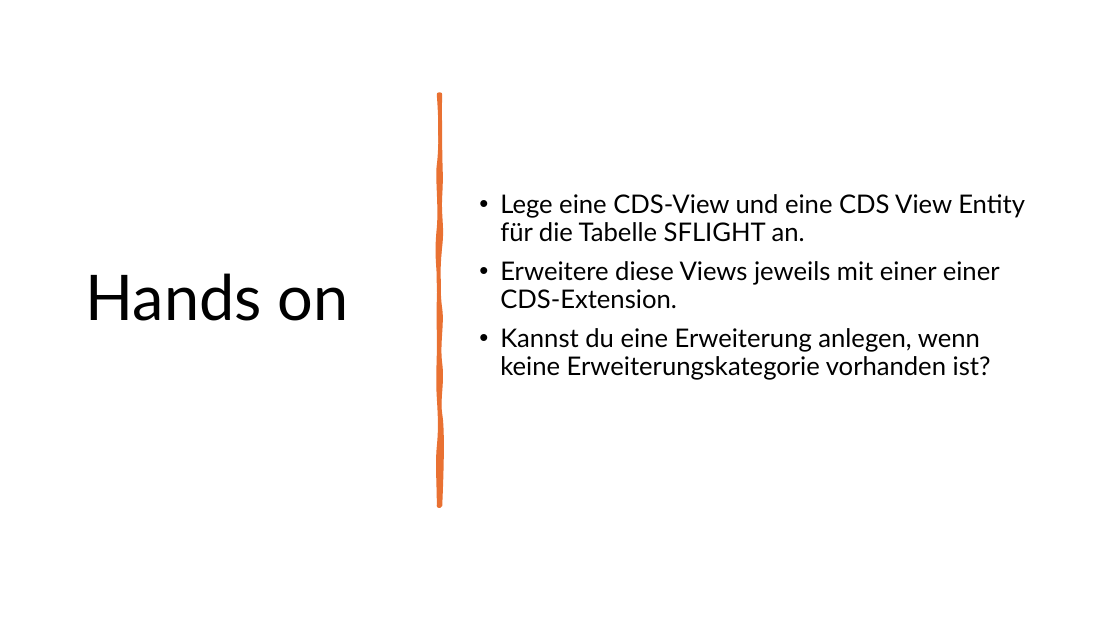
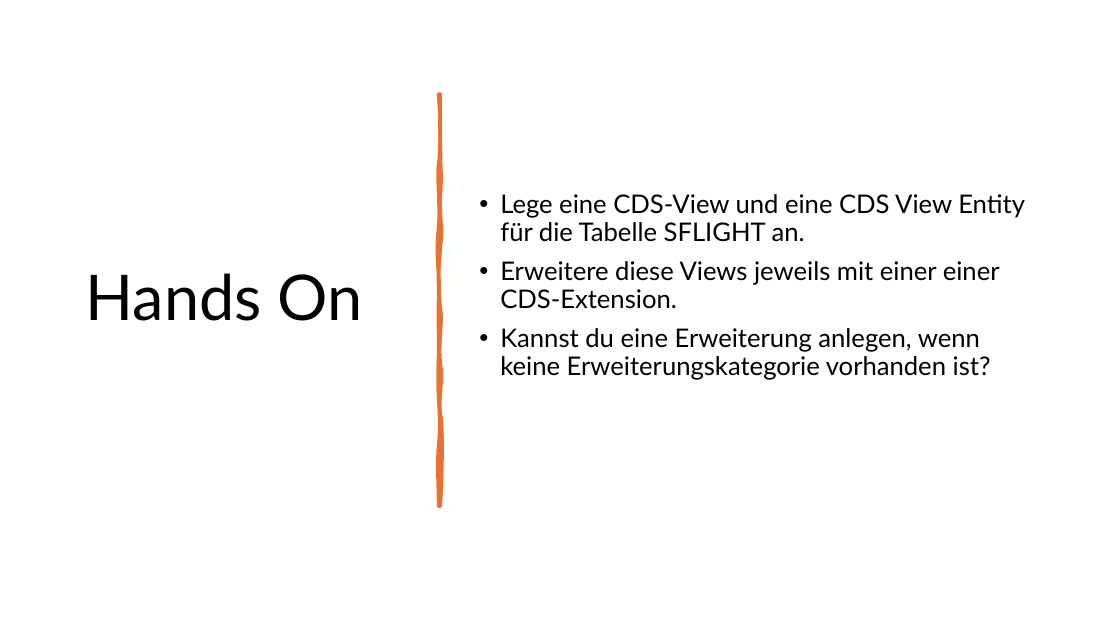
Before and after one commit to DevelopmentBvise/Schulung, a slide deck: slide 7 of CDS presentation/Tag2_Data Modeling with Core Data Services.pptx. Drawn at 1120x630 pixels with LibreOffice and Linux fonts; fonts in the diff are those of the drawing. Boxes give left, top, right and bottom in pixels: in the first picture for what was removed or moved away, otherwise in the second. Text is boxed around its words. In the diff, an @@ line names an element or a change of style, - is before the commit and + after.

```diff
--- a/CDS presentation/Tag2_Data Modeling with Core Data Services.pptx
+++ b/CDS presentation/Tag2_Data Modeling with Core Data Services.pptx
@@ title at [86,273,363,321]: text changed @@
-Hands on
+Hands On
```
Also in this commit, not shown: 4 other slides changed, 1 other file.
